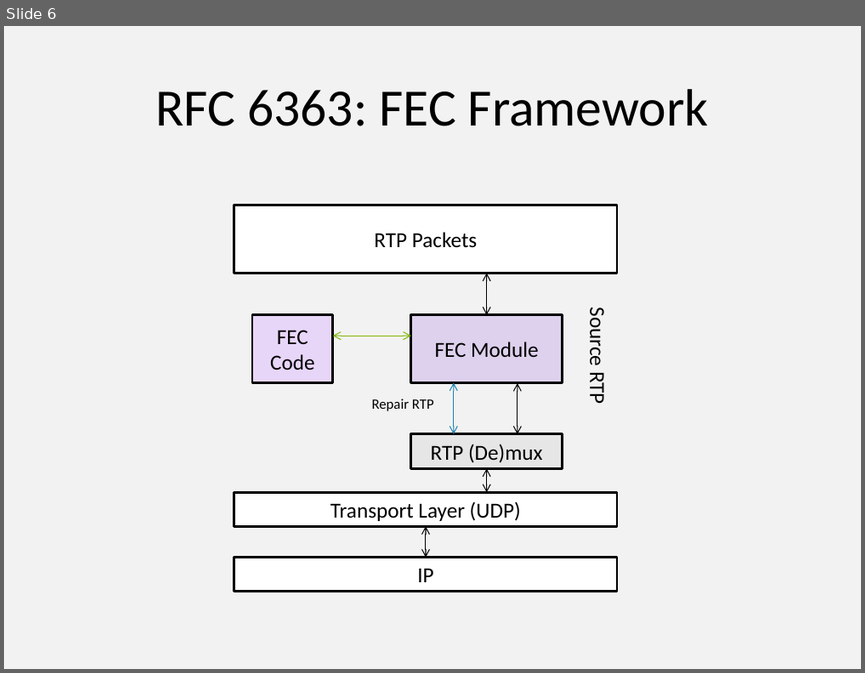
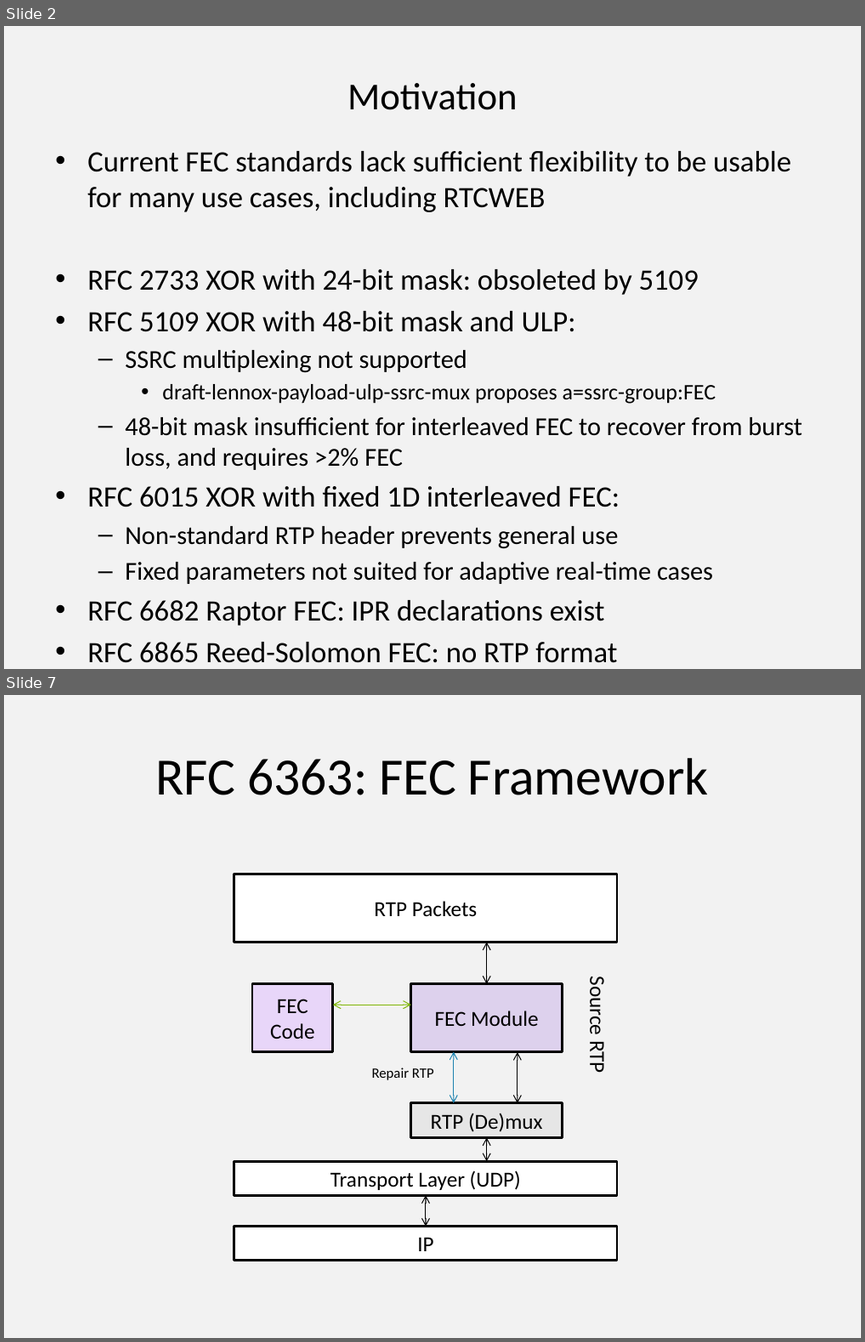
Before and after one commit to vr000m/payload-1d2d-parity-fec, a slide deck: 1d2d/presentations/91-avtcore-flexible-fec.pptx. Shown one above the other, each under a label of ours: slide 6 before the commit, slides 2 and 7 after it; the slides between them are not shown. The pictures are 865x673 and 865x1342 pixels, drawn with LibreOffice and Linux fonts; fonts in the diff are those of the drawing. Boxes give left, top, right and bottom in pixels: in the first picture for what was removed or moved away, otherwise in the second. Text is boxed around its words. In the diff, an @@ line names an element or a change of style, - is before the commit and + after.

```diff
--- a/1d2d/presentations/91-avtcore-flexible-fec.pptx
+++ b/1d2d/presentations/91-avtcore-flexible-fec.pptx
@@ slide 2 added at (x1=4, y1=26, x2=861, y2=669), background #F2F2F2 @@
@@ title added at (x1=347, y1=83, x2=517, y2=110), 32 pt, text #000000 @@
+Motivation
@@ text added at (x1=87, y1=151, x2=802, y2=625), 24.8 pt, text #000000 @@
+• Current FEC standards lack sufficient flexibility to be usable for many use cases, including RTCWEB
+• RFC 2733 XOR with 24-bit mask: obsoleted by 5109
+• RFC 5109 XOR with 48-bit mask and ULP:
+  – SSRC multiplexing not supported
+    • draft-lennox-payload-ulp-ssrc-mux proposes a=ssrc-group:FEC
+  – 48-bit mask insufficient for interleaved FEC to recover from burst loss, and requires >2% FEC
+• RFC 6015 XOR with fixed 1D interleaved FEC:
+  – Non-standard RTP header prevents general use
+  – Fixed parameters not suited for adaptive real-time cases
+• RFC 6682 Raptor FEC: IPR declarations exist
+• RFC 6865 Reed-Solomon FEC: no RTP format
@@ what was slide 6 is now slide 7 @@
```
Also in this commit, not shown: 7 slides changed, 1 other slide added, 1 slide removed, 2 other files.
